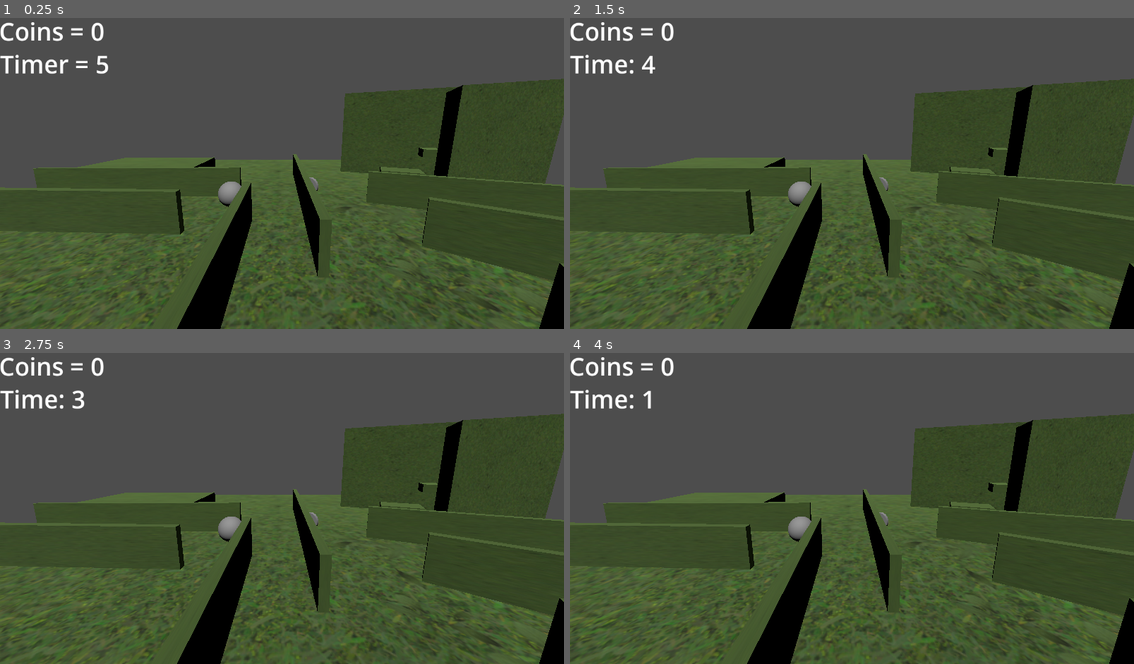
Above: before the commit, frames 1-4 (two rows, left to right).
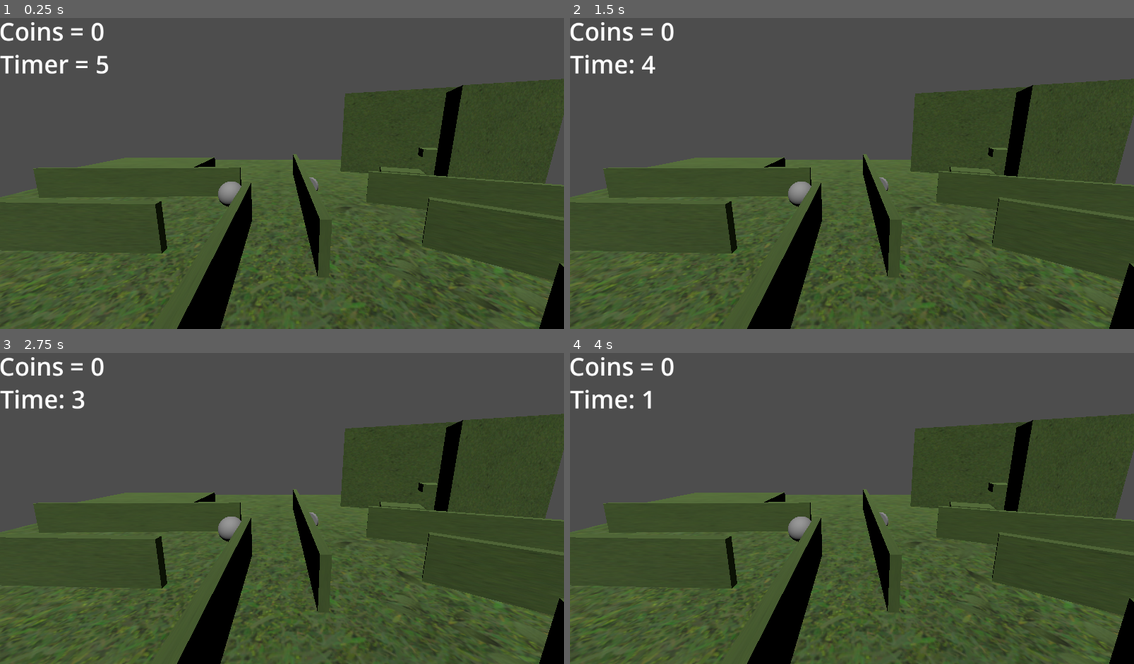
Above: after the commit, the same moments.

Repository: BAD-boys1/Intro-Game
Game: Godot game, scene res://Intro.tscn
Same seed, same stepped clock (60 frames per second), same inputs: the game is played once before the commit and once after it.
Inputs:
- Up to frame 1 (0.25 s): no input
- Up to frame 2 (1.5 s): tap Enter at 0.5 s
- Up to frame 3 (2.75 s): no input
- Up to frame 4 (4 s): tap Space at 2.75 s

The runs differ from the first frame. In frame 1, 1.5% of the frame differs, in the area x 0-33%, y 54-76%; in frame 2, 1.5%; in frame 3, 1.5%; in frame 4, 1.5%.

Commit message:
Update Intro.tscn

Diff:
--- a/Intro.tscn
+++ b/Intro.tscn
@@ -67,7 +67,7 @@
 size = Vector3(0.235923, 1.29148, 6.56535)
 
 [node name="Wall4" type="CSGBox3D" parent="Floor"]
-transform = Transform3D(0.0358763, 0, 0.999356, 0, 1, 0, -0.999356, 0, 0.0358763, -7.32061, 1.15593, 1.56623)
+transform = Transform3D(0.0358763, 0, 0.999356, 0, 1, 0, -0.999356, 0, 0.0358763, -7.32061, 1.15593, 2.51839)
 size = Vector3(0.235923, 1.29148, 9.00667)
 
 [node name="Wall5" type="CSGBox3D" parent="Floor"]
